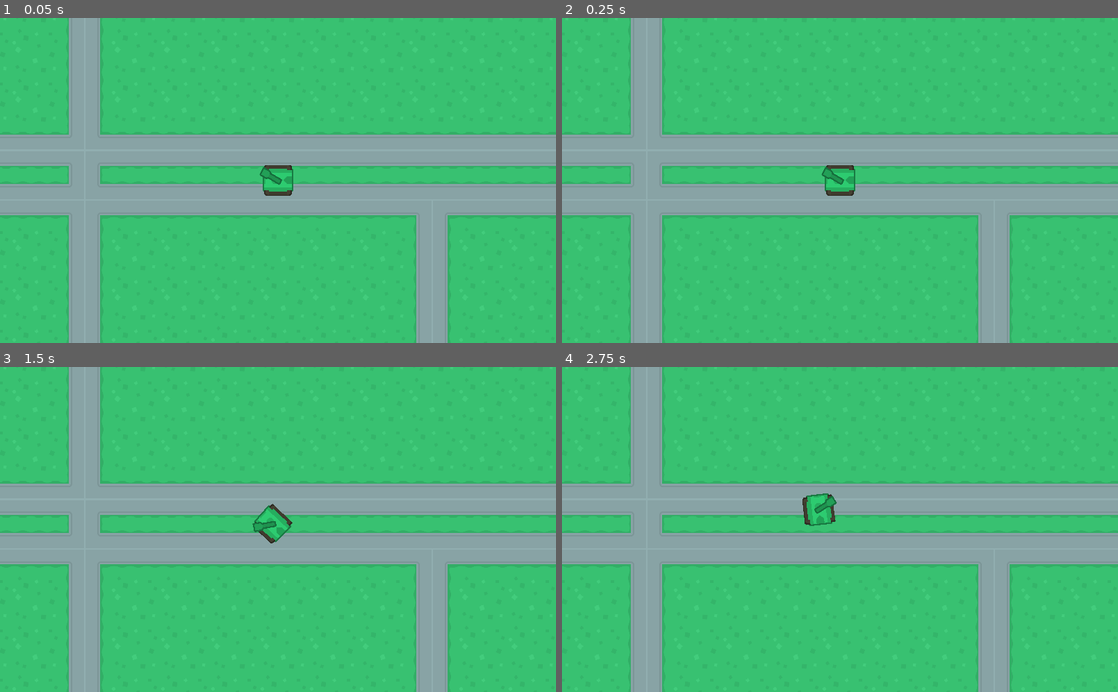
Above: before the commit, frames 1-4 (two rows, left to right).
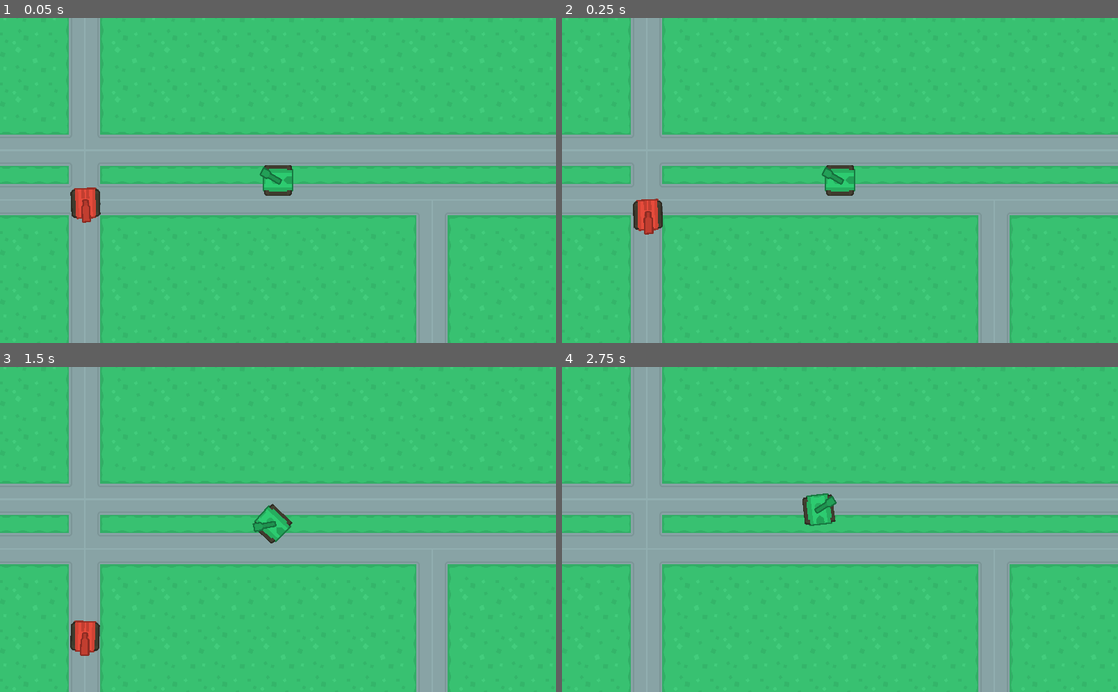
Above: after the commit, the same moments.

Repository: steventuckness/TopDownTankShooter
Game: Godot game, scene res://tanks/World.tscn
The game is run twice, just before and just after one commit, with the same random seed, the same clock (stepped at 60 frames per second) and the same inputs.
Inputs (mouse positions are in pixels of both pictures, inside the frame that each line leads up to):
- Up to frame 1 (0.05 s): no input
- Up to frame 2 (0.25 s): no input
- Up to frame 3 (1.5 s): move the mouse to (400, 513) at 0.52 s; hold D (turn_right) 0.53-1.28 s; move the mouse to (166, 545) at 1.27 s; hold S (back) from 1.28 s (still down)
- Up to frame 4 (2.75 s): move the mouse to (895, 458) at 2.02 s; release S (back) at 2.03 s; hold D (turn_right) from 2.03 s (still down)

The runs differ from the first frame. In frame 1, 0.5% of the frame differs, in the area x 12-19%, y 52-64%; in frame 2, 0.5%, in the area x 12-19%, y 55-67%; in frame 3, 0.5%; in frame 4, nothing differs.

Commit message:
add enemy tank with path and look at player in range

Diff:
--- /dev/null
+++ b/tanks/EnemyTank.gd
@@ -0,0 +1,34 @@
+extends "res://tanks/tank.gd"
+
+onready var parent = get_parent()
+
+export (float) var turret_speed
+export (float) var detect_radius
+
+var target = null
+
+func _ready():
+	$DetectRadius/CollisionShape2D.shape.radius = detect_radius
+
+func control(delta):
+	if parent is PathFollow2D:
+		parent.set_offset(parent.get_offset() + speed * delta)
+		position = Vector2()
+	else:
+		# other movement code
+		pass
+
+func _process(delta):
+	if target:
+		var target_dir = (target.global_position - global_position).normalized()
+		var current_dir = Vector2(1, 0).rotated($Turret.global_rotation)
+		$Turret.global_rotation = current_dir.linear_interpolate(target_dir, turret_speed * delta).angle()
+
+func _on_DetectRadius_body_entered(body):
+	if body.name == "Player":
+		target = body
+
+
+func _on_DetectRadius_body_exited(body):
+	if body == target:
+		target = null
--- /dev/null
+++ b/tanks/EnemyTank.tscn
@@ -0,0 +1,38 @@
+[gd_scene load_steps=6 format=2]
+
+[ext_resource path="res://tanks/Tank.tscn" type="PackedScene" id=1]
+[ext_resource path="res://assets/onlyObjects_retina_rotated.png" type="Texture" id=2]
+[ext_resource path="res://tanks/EnemyTank.gd" type="Script" id=3]
+
+[sub_resource type="RectangleShape2D" id=1]
+extents = Vector2( 12.3631, 18.0183 )
+
+[sub_resource type="CircleShape2D" id=2]
+
+[node name="EnemyTank" instance=ExtResource( 1 )]
+script = ExtResource( 3 )
+speed = 150
+turret_speed = 1.0
+detect_radius = 200.0
+
+[node name="Body" parent="." index="0"]
+texture = ExtResource( 2 )
+region_enabled = true
+region_rect = Rect2( 267.87, 185.414, 80.0699, 76.5227 )
+
+[node name="CollisionShape2D" parent="." index="1"]
+position = Vector2( 0.190338, 0.190338 )
+shape = SubResource( 1 )
+
+[node name="Turret" parent="." index="2"]
+texture = ExtResource( 2 )
+offset = Vector2( 20, 0 )
+region_enabled = true
+region_rect = Rect2( 370.696, 13.6421, 60.2722, 24.2888 )
+
+[node name="DetectRadius" type="Area2D" parent="." index="4"]
+
+[node name="CollisionShape2D" type="CollisionShape2D" parent="DetectRadius" index="0"]
+shape = SubResource( 2 )
+[connection signal="body_entered" from="DetectRadius" to="." method="_on_DetectRadius_body_entered"]
+[connection signal="body_exited" from="DetectRadius" to="." method="_on_DetectRadius_body_exited"]
--- a/tanks/World.tscn
+++ b/tanks/World.tscn
@@ -1,8 +1,14 @@
-[gd_scene load_steps=4 format=2]
+[gd_scene load_steps=6 format=2]
 
 [ext_resource path="res://tanks/Player.tscn" type="PackedScene" id=1]
 [ext_resource path="res://terrain/terrain_tiles.tres" type="TileSet" id=2]
 [ext_resource path="res://terrain/Map.gd" type="Script" id=3]
+[ext_resource path="res://tanks/EnemyTank.tscn" type="PackedScene" id=4]
+
+[sub_resource type="Curve2D" id=1]
+_data = {
+"points": PoolVector2Array( 0, 0, 0, 0, 65.2988, 322.141, 0, 0, 0, 0, 67.7496, 383.127, 0, 0, 0, 0, 55.8442, 903.794, 0, 0, 0, 0, 77.274, 943.479, 0, 0, 0, 0, 118.547, 954.591, 0, 0, 0, 0, 924.152, 967.29, 0, 0, 0, 0, 949.551, 957.766, 0, 0, 0, 0, 964.631, 914.112, 0, 0, 0, 0, 970.187, 372.015, 0, 0, 0, 0, 950.345, 330.742, 0, 0, 0, 0, 905.104, 318.837, 0, 0, 0, 0, 129.658, 322.805, 0, 0, 0, 0, 65.2988, 322.141 )
+}
 
 [node name="World" type="Node2D"]
 script = ExtResource( 3 )
@@ -16,3 +22,15 @@
 
 [node name="Player" parent="." instance=ExtResource( 1 )]
 position = Vector2( 562.269, 269.831 )
+
+[node name="Paths" type="Node2D" parent="."]
+
+[node name="Path2D" type="Path2D" parent="Paths"]
+curve = SubResource( 1 )
+
+[node name="PathFollow2D" type="PathFollow2D" parent="Paths/Path2D"]
+position = Vector2( 65.2988, 322.141 )
+rotation = 1.53063
+
+[node name="EnemyTank" parent="Paths/Path2D/PathFollow2D" instance=ExtResource( 4 )]
+detect_radius = 400.0
